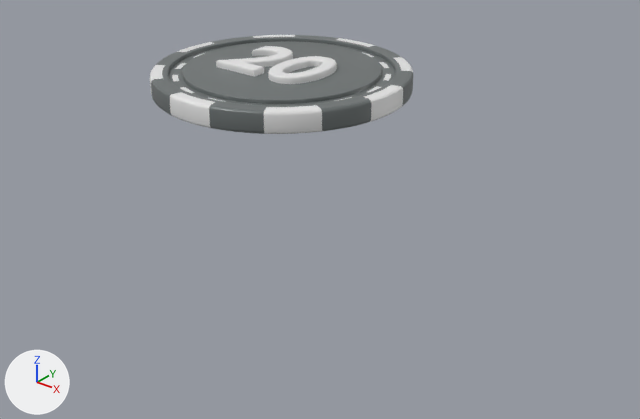
Two versions of the glTF model chips/20.glb, one commit apart.
Both versions are drawn from a 50 mm camera at (0.0913, -0.1138, 0.0847) aimed at (-0.0325, 0.0409, -0.0112). The axes (+X, +Y, +Z) are drawn at lower left. The lights are the same throughout. The first picture is the older version. Where no turn or scale is listed for an object, it has been applied to the vertices.

Before the edit, the objects in view are built like this:
```python
mat_material_007 = principled_material('Material.007')
mat_material_007.base_color = (0.8, 0.8, 0.8)  # white #e7e7e7
me_mesh_0 = bpy.data.meshes.new('Mesh_0')
me_mesh_0.from_pydata(...)  # 4640 vertices, 8604 faces; spans x -0.118..0.118, y -0.118..0.118, z -0.01..0.01
me_mesh_0.materials.append(mat_material_006)  # grey #6b7171
me_mesh_1 = bpy.data.meshes.new('Mesh_1')
me_mesh_1.from_pydata(...)  # 1584 vertices, 2400 faces; spans x -0.12..0.12, y -0.12..0.12, z -0.01..0.01
me_mesh_1.materials.append(mat_material_007)  # white #e7e7e7
me_mesh_3 = bpy.data.meshes.new('Mesh_3')
me_mesh_3.from_pydata(...)  # 2220 vertices, 4436 faces; spans x -0.0488..0.0488, y -0.037..0.037, z 0.0023..0.0163
me_mesh_3.materials.append(mat_material_009)  # white #e7e7e7
ob_object_19 = bpy.data.objects.new('Object_19', me_mesh_0)
ob_object_19.parent = ob_20_3
ob_object_19.location = (0.0, 0.0, 0.0)
ob_object_20 = bpy.data.objects.new('Object_20', me_mesh_1)
ob_object_20.parent = ob_20_3
ob_object_20.location = (0.0, 0.0, 0.0)
ob_object_22 = bpy.data.objects.new('Object_22', me_mesh_3)
ob_object_22.parent = ob_20_3
ob_object_22.location = (0.0, 0.0, 0.0)
```
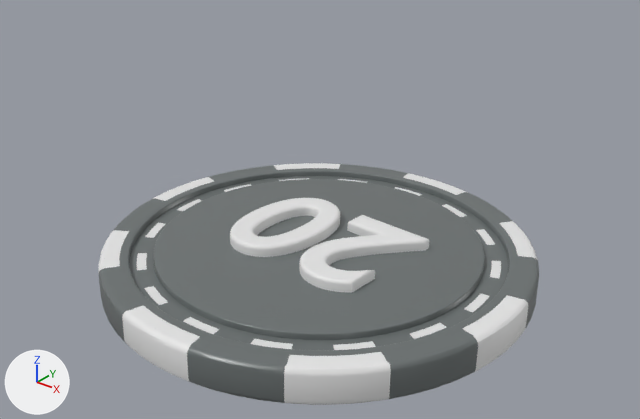
Where the change shows, as pixel boxes (x1, y1, x2, y2) in the pictures (640 x 419 px):
'Object_19', recoloured, moved: before (151, 35, 413, 134); after (99, 164, 539, 403)
'Object_20', recoloured, moved: before (150, 35, 413, 134); after (98, 163, 538, 405)
'Object_22', moved: before (216, 46, 337, 84); after (230, 198, 429, 293)

The change, as a list of edits to the scene's bpy script:
```text
Change mat_material_007:
    mat_material_007.base_color: (0.8, 0.8, 0.8) -> (0.146, 0.164, 0.164)  # white #e7e7e7 -> grey #6b7171
Change me_mesh_0:
    where me_mesh_0.from_pydata(...)  # 4640 vertices, 8604 faces; spans x -0.118..0.118, y -0.118..0.118, z -0.01..0.01
    remove me_mesh_0.materials.append(mat_material_006)  # grey #6b7171
    add me_mesh_0.materials.append(mat_material_007)  # grey #6b7171
Change me_mesh_1:
    where me_mesh_1.from_pydata(...)  # 1584 vertices, 2400 faces; spans x -0.12..0.12, y -0.12..0.12, z -0.01..0.01
    remove me_mesh_1.materials.append(mat_material_007)  # white #e7e7e7
    add me_mesh_1.materials.append(mat_material_008)  # white #e7e7e7
Change ob_object_19:
    ob_object_19.parent: ob_20_3 -> ob_20
Change ob_object_20:
    ob_object_20.parent: ob_20_3 -> ob_20
Change ob_object_22:
    ob_object_22.parent: ob_20_3 -> ob_20
Add ob_20:
    ob_20 = bpy.data.objects.new('20', None)
    ob_20.parent = ob_scene
    ob_20.location = (0.0, 0.0, 0.00371)
    ob_20.rotation_euler = (0.014, -0.000301, 3.101)  # degrees (0.8, 0, 178)
    ob_20.scale = (0.334, 0.334, 0.334)
Add ob_scene:
    ob_scene = bpy.data.objects.new('Scene', None)
    ob_scene.location = (0.0, 0.0, 0.0)
```
